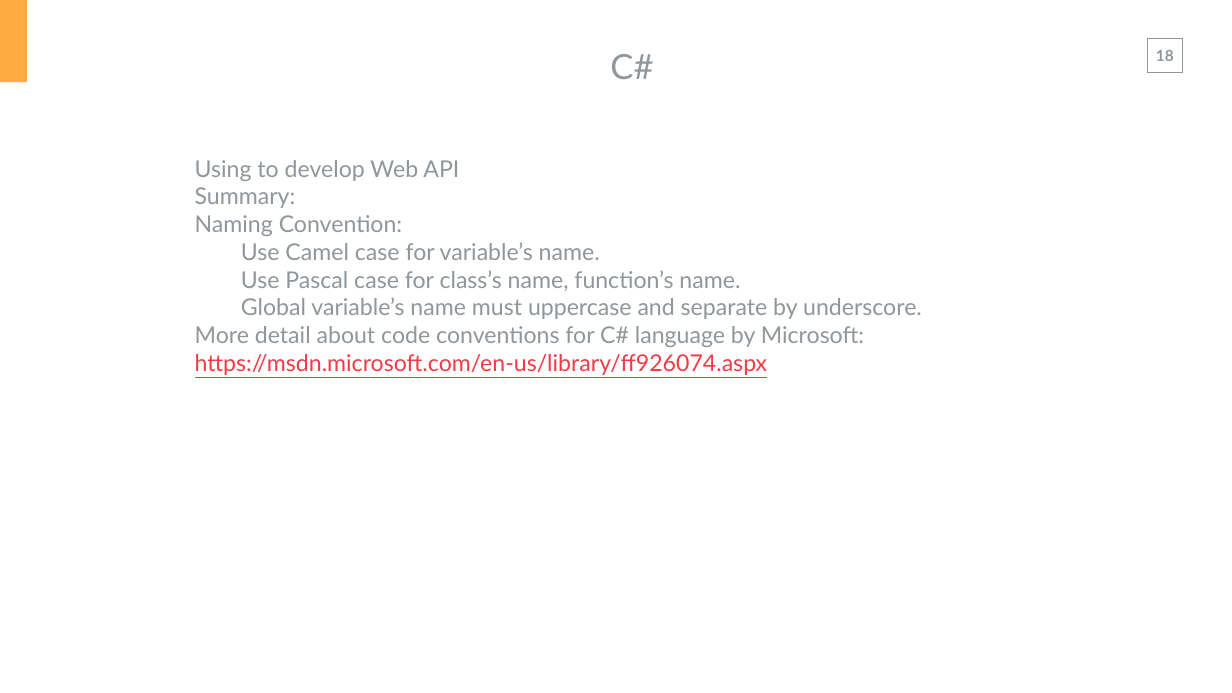
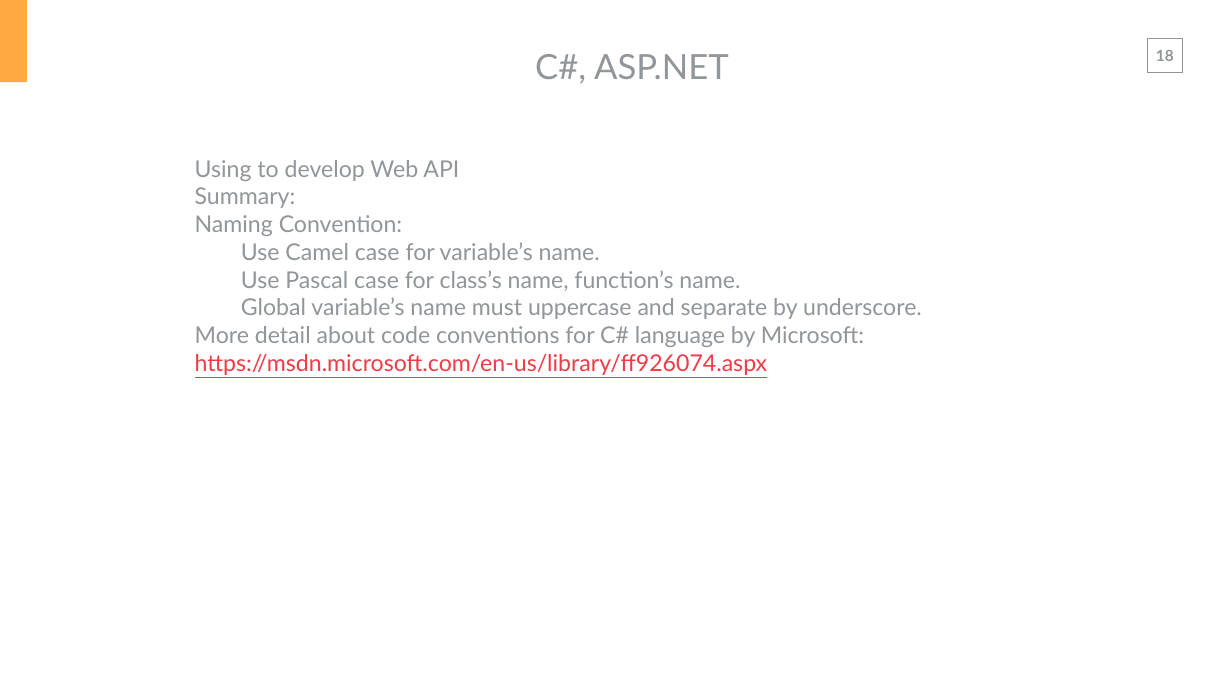
Before and after one commit to HiepBP/-FPT-CAPSTONE-PGSS, a slide deck: slide 18 of Common/Reports/Report 2.pptx. Drawn at 1232x693 pixels with LibreOffice and Linux fonts; fonts in the diff are those of the drawing. Boxes give left, top, right and bottom in pixels: in the first picture for what was removed or moved away, otherwise in the second. Text is boxed around its words. In the diff, an @@ line names an element or a change of style, - is before the commit and + after.

```diff
--- a/Common/Reports/Report 2.pptx
+++ b/Common/Reports/Report 2.pptx
@@ text at [535, 54, 729, 83]: text changed @@
-C#
+C#, ASP.NET
```
Also in this commit, not shown: 2 slides added.
